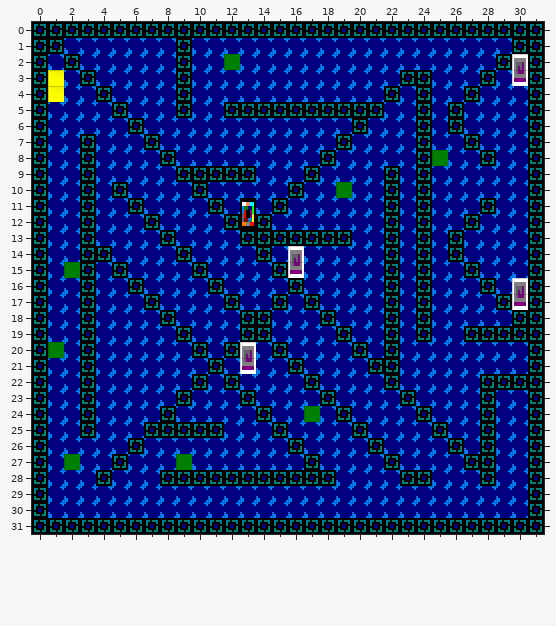
Two versions of a level (Tiled map, img/map2.tmx). This is how it looked before the edit.
Cells are 8x8 px. Shown: x 0..31, y 0..31.
After:
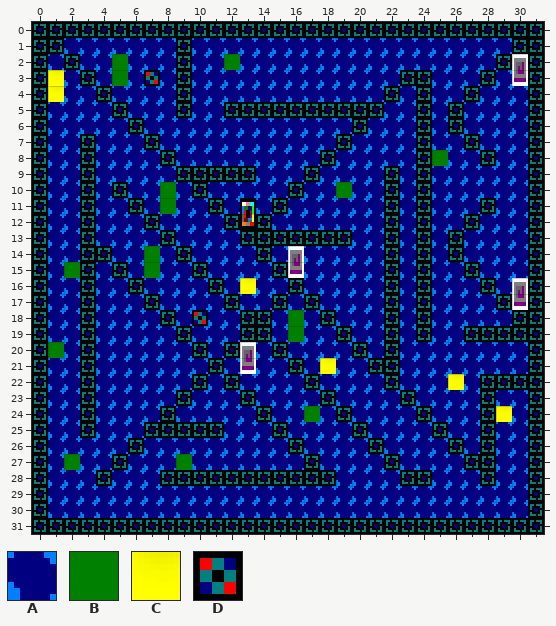
Key: from "tileset": A 7, B 19, C 26, D 29.
_ is an empty cell, . an unchanged one.
Difference:
--- layer "Tile Layer 1"
@@ x 5..7 @@
- 2 A..
- 3 A.A
+ 2 B..
+ 3 B.D
@@ x 8..8 @@
-10 A
-11 A
+10 B
+11 B
@@ x 7..13 @@
-14 A......
-15 A......
-16 ......A
+14 B......
+15 B......
+16 ......C
@@ x 10..16 @@
-18 A.....A
-19 ......A
+18 D.....B
+19 ......B
@@ x 18..26 @@
-21 A........
-22 ........A
+21 C........
+22 ........C
@@ x 29..29 @@
-24 A
+24 C
